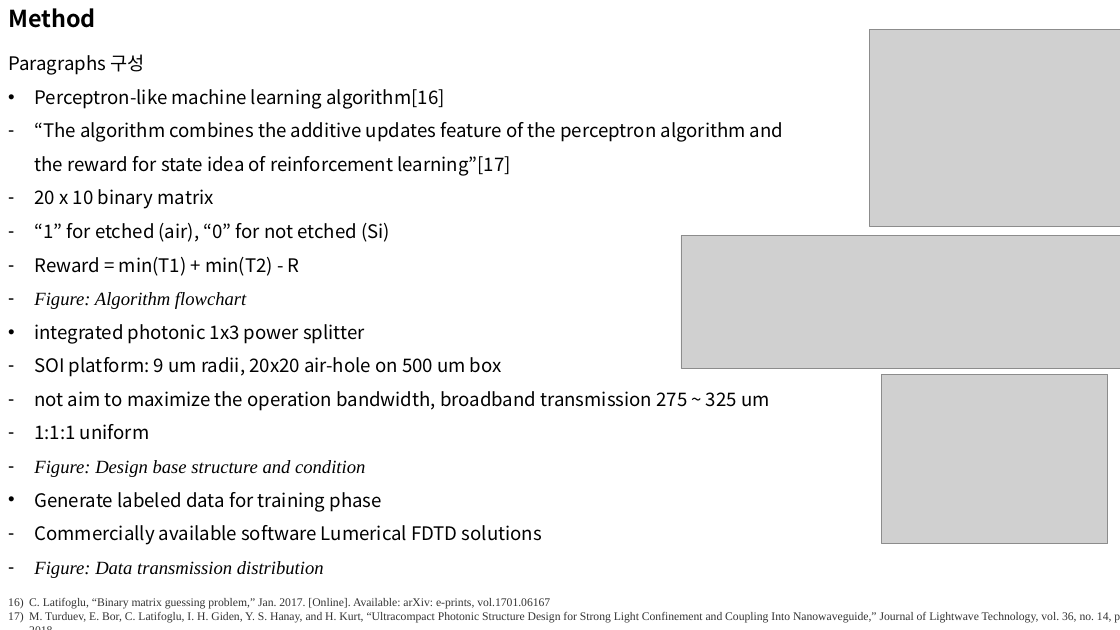
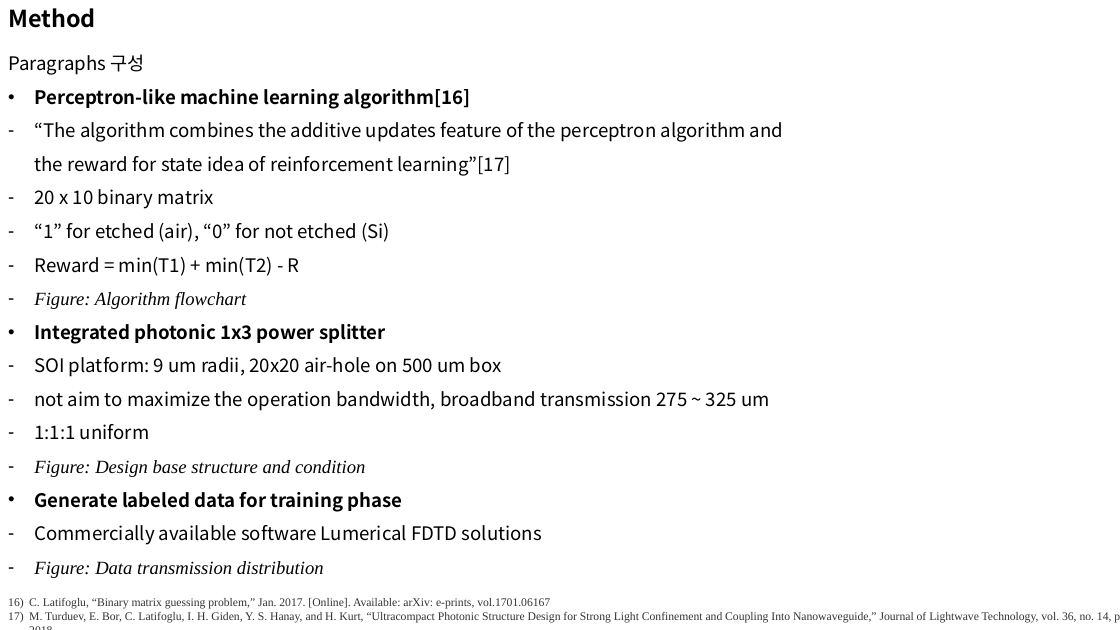
Before and after one commit to jglee96/NBTP_Lab, a slide deck: slide 2 of 개인/석사학위논문/Manuscript Preparation.pptx. Drawn at 1120x630 pixels with LibreOffice and Linux fonts; fonts in the diff are those of the drawing; grey boxes stand for pictures. Boxes give left, top, right and bottom in pixels: in the first picture for what was removed or moved away, otherwise in the second. Text is boxed around its words. In the diff, an @@ line names an element or a change of style, - is before the commit and + after.

Commit message:
update

```diff
--- a/개인/석사학위논문/Manuscript Preparation.pptx
+++ b/개인/석사학위논문/Manuscript Preparation.pptx
@@ picture removed at (x1=870, y1=29, x2=1120, y2=226) @@
@@ text at (x1=34, y1=89, x2=471, y2=512): bold on in "Perceptron-like machine learning algorithm[16]", "Generate labeled data for training phase" @@
@@ picture removed at (x1=681, y1=236, x2=1120, y2=369) @@
@@ text at (x1=34, y1=324, x2=385, y2=344): text changed; bold on @@
-• integrated photonic 1x3 power splitter
+• Integrated photonic 1x3 power splitter
@@ picture removed at (x1=882, y1=374, x2=1108, y2=544) @@
```
Also in this commit, not shown: 2 other slides changed.
